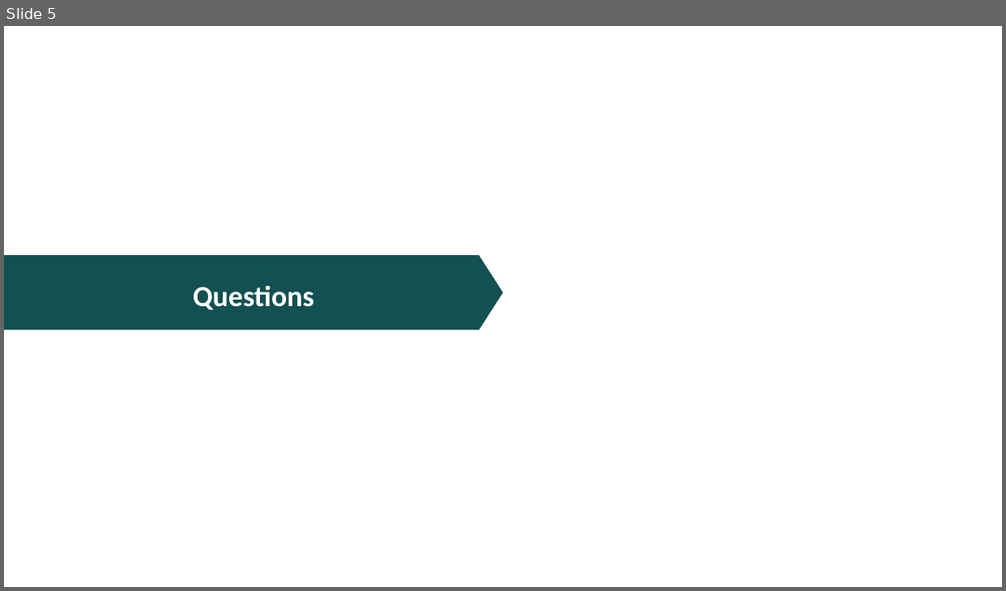
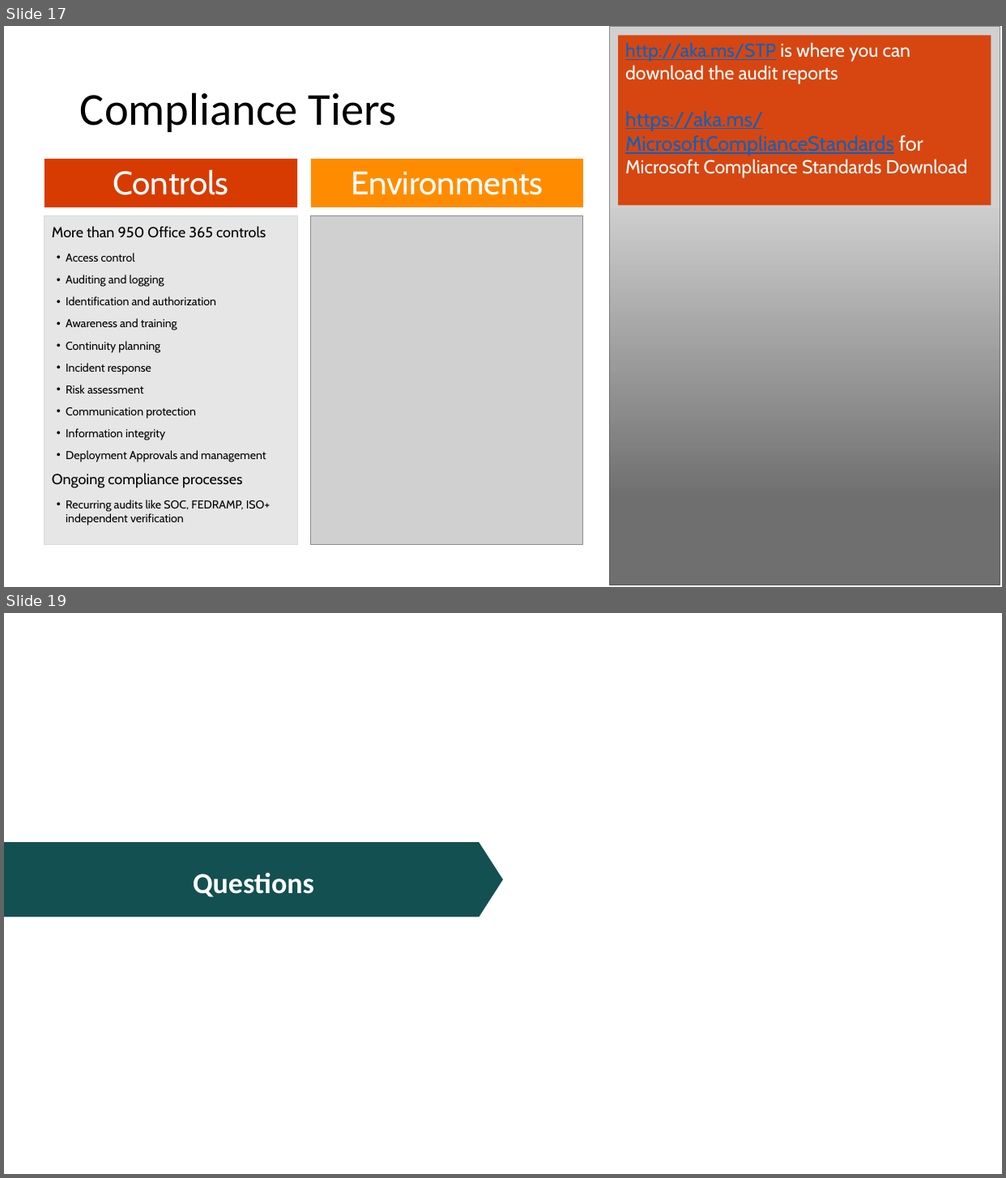
Before and after one commit to JPOWER4/MicrosoftTeams, a slide deck: MicrosoftTeams-Admin.pptx. Shown one above the other, each under a label of ours: slide 5 before the commit, slides 17 and 19 after it; the slides between them are not shown. The pictures are 1006x591 and 1006x1178 pixels, drawn with LibreOffice and Linux fonts; fonts in the diff are those of the drawing; grey boxes stand for pictures. Boxes give left, top, right and bottom in pixels: in the first picture for what was removed or moved away, otherwise in the second. Text is boxed around its words. In the diff, an @@ line names an element or a change of style, - is before the commit and + after.

```diff
--- a/MicrosoftTeams-Admin.pptx
+++ b/MicrosoftTeams-Admin.pptx
@@ slide 17 added at (x1=4, y1=26, x2=1002, y2=587), background #FFFFFF @@
@@ picture added at (x1=610, y1=26, x2=1000, y2=585) @@
@@ rectangle added at (x1=618, y1=35, x2=991, y2=205), fill #D83B01 at 92% opacity, 18 pt, text #FFFFFF @@
+http://aka.ms/STP is where you can download the audit reports
+https://aka.ms/MicrosoftComplianceStandards for Microsoft Compliance Standards Download
@@ rectangle added at (x1=609, y1=66, x2=1000, y2=586), fill gradient #000000 @@
@@ title added at (x1=80, y1=92, x2=397, y2=132), 44 pt, text #000000 @@
+Compliance Tiers
@@ rectangle added at (x1=44, y1=159, x2=297, y2=207), fill #D83B01, 31.4 pt, text #FFFFFF @@
+Controls
@@ rectangle added at (x1=311, y1=159, x2=583, y2=207), fill #FF8C00, 31.4 pt, text #FFFFFF @@
+Environments
@@ rectangle added at (x1=44, y1=216, x2=297, y2=545), fill #E6E6E6, outline #D9D9D9 0.5 pt, 11 pt, text #000000 @@
+More than 950 Office 365 controls
+• Access control
+• Auditing and logging
+• Identification and authorization
+• Awareness and training
+• Continuity planning
+• Incident response
+• Risk assessment
+• Communication protection
+• Information integrity
+• Deployment Approvals and management
+Ongoing compliance processes
+• Recurring audits like SOC, FEDRAMP, ISO+ independent verification
@@ picture added at (x1=311, y1=216, x2=583, y2=545) @@
@@ what was slide 5 is now slide 19 @@
```
Also in this commit, not shown: 13 other slides added, 16 other files.
